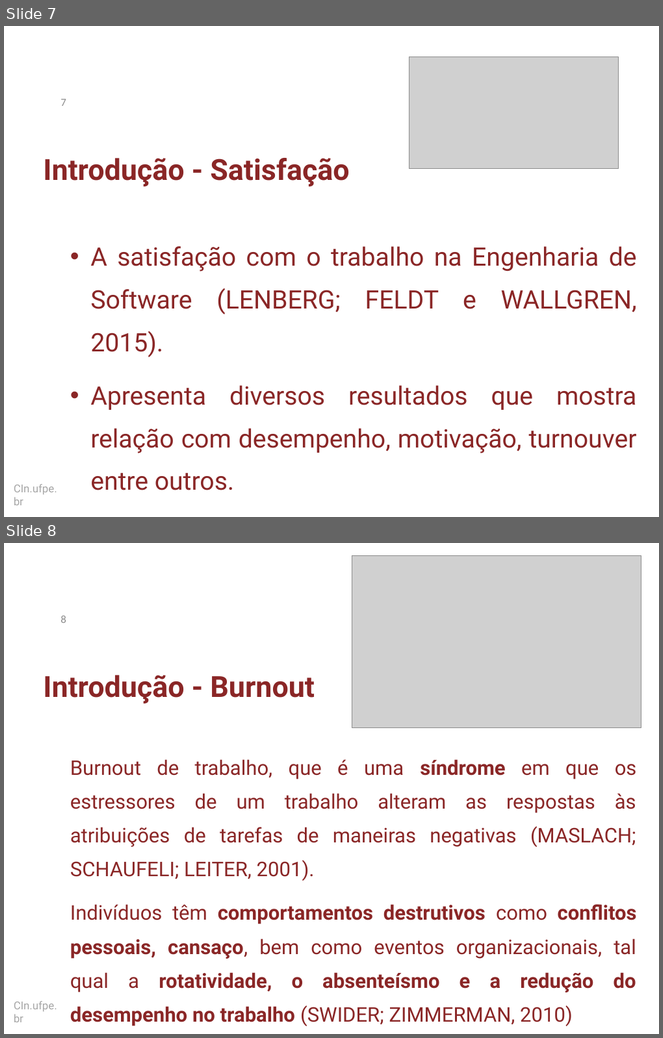
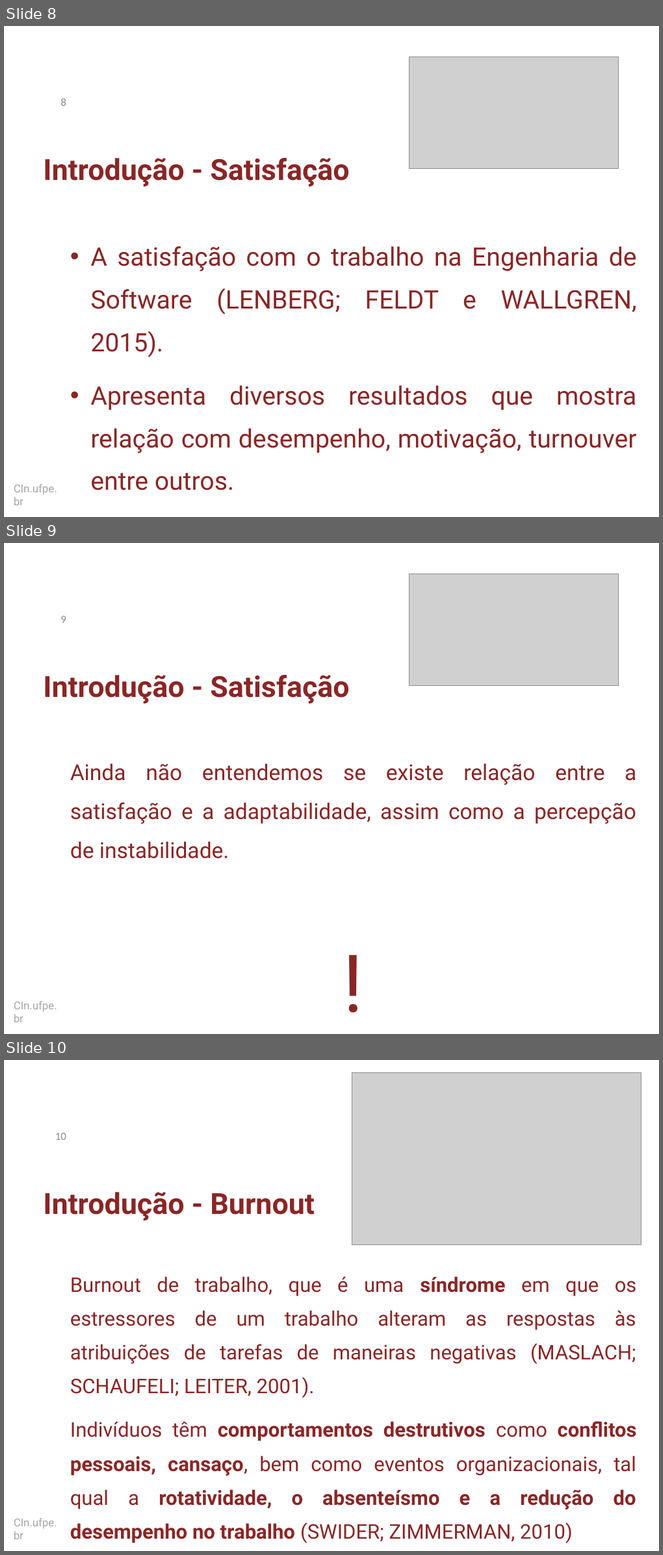
Before and after one commit to dan1lo/doutoradoR, a slide deck: apresentacao doutorado simplificado.pptx. Shown one above the other, each under a label of ours: slides 7 and 8 before the commit, slides 8, 9 and 10 after it. The pictures are 663x1038 and 663x1555 pixels, drawn with LibreOffice and Linux fonts; fonts in the diff are those of the drawing; grey boxes stand for pictures; background and template pictures are left out. Boxes give left, top, right and bottom in pixels: in the first picture for what was removed or moved away, otherwise in the second. Text is boxed around its words. In the diff, an @@ line names an element or a change of style, - is before the commit and + after.

Commit message:
atualização na introdução
atualizar introdução

```diff
--- a/apresentacao doutorado simplificado.pptx
+++ b/apresentacao doutorado simplificado.pptx
@@ slide 9 added at [4, 543, 659, 1034], background #FFFFFF; not listed: 1 template element that a slide beside it also shows @@
@@ picture added at [409, 574, 619, 686] @@
@@ page number added at [61, 616, 66, 623], 12 pt, text #8C8C8C @@
+9
@@ title added at [43, 675, 349, 704], 32 pt, text #8A2626, bold @@
+Introdução - Satisfação
@@ text added at [70, 763, 636, 859], 24 pt, text #8A2626 @@
+Ainda não entendemos se existe relação entre a satisfação e a adaptabilidade, assim como a percepção de instabilidade.
+!
@@ what was slide 7 is now slide 8 @@
@@ page number at [61, 98, 66, 106]: text changed @@
-7
+8
@@ what was slide 8 is now slide 10 @@
@@ page number at [55, 1133, 66, 1140]: text changed @@
-8
+10
```
Also in this commit, not shown: 1 slide changed, 1 other slide added.
